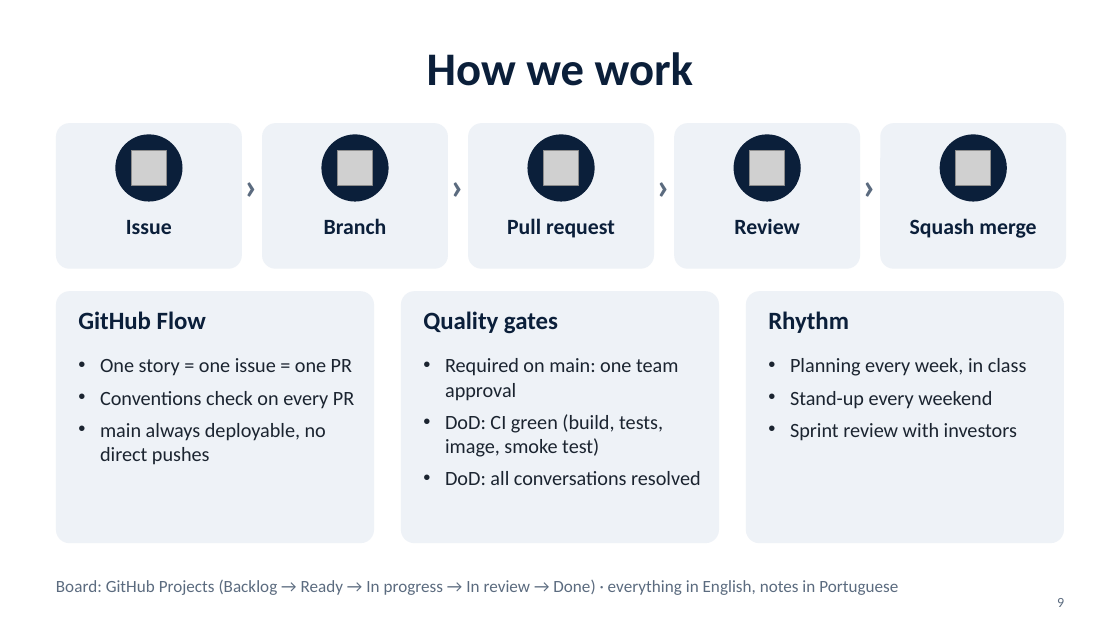
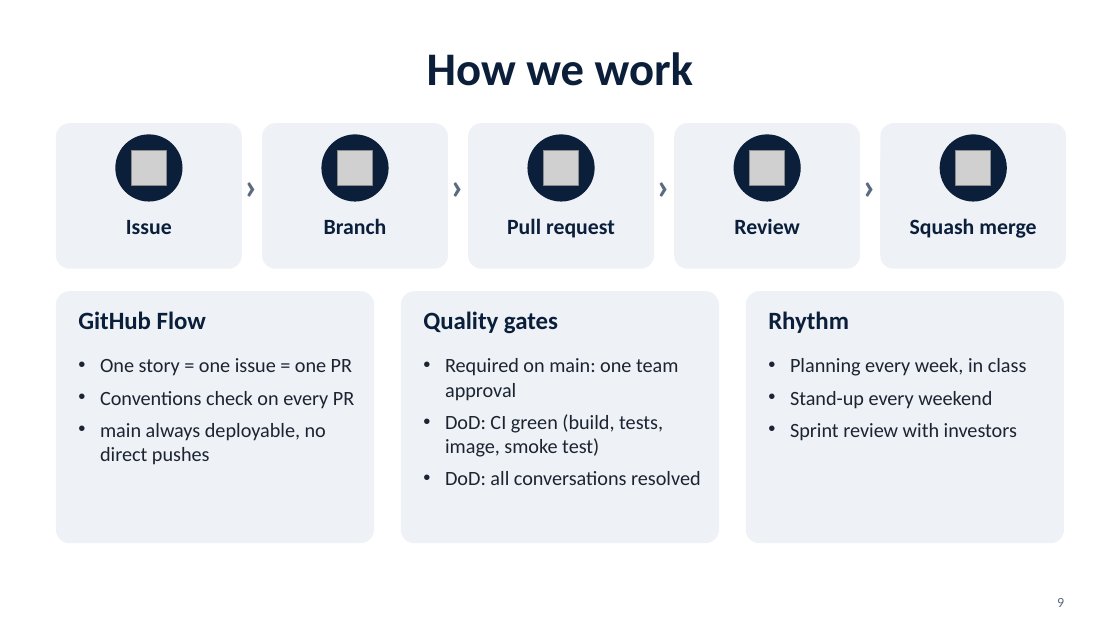
Before and after one commit to tomasoliveira21/LABDSOF, a slide deck: slide 9 of Docs/Presentation/Farol_Sprint_A_PL_Presentation.pptx. Drawn at 1120x630 pixels with LibreOffice and Linux fonts; fonts in the diff are those of the drawing; grey boxes stand for pictures. Boxes give left, top, right and bottom in pixels: in the first picture for what was removed or moved away, otherwise in the second. Text is boxed around its words. In the diff, an @@ line names an element or a change of style, - is before the commit and + after.

```diff
--- a/Docs/Presentation/Farol_Sprint_A_PL_Presentation.pptx
+++ b/Docs/Presentation/Farol_Sprint_A_PL_Presentation.pptx
@@ text removed at (56, 580, 898, 595) @@
-Board: GitHub Projects (Backlog → Ready → In progress → In review → Done) · everything in English, notes in Portuguese
```
Also in this commit, not shown: 6 other slides changed, 2 other files.
